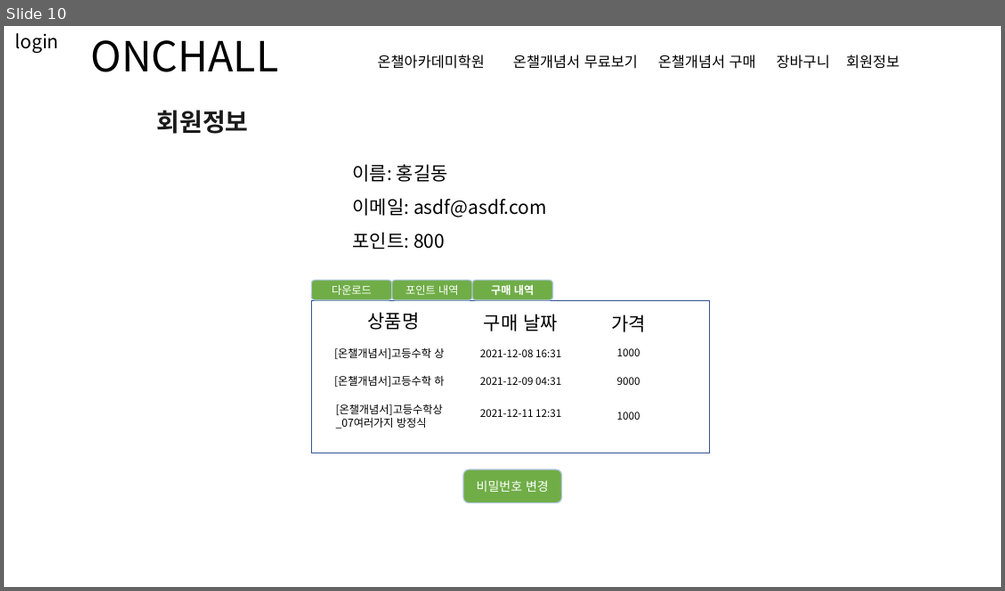
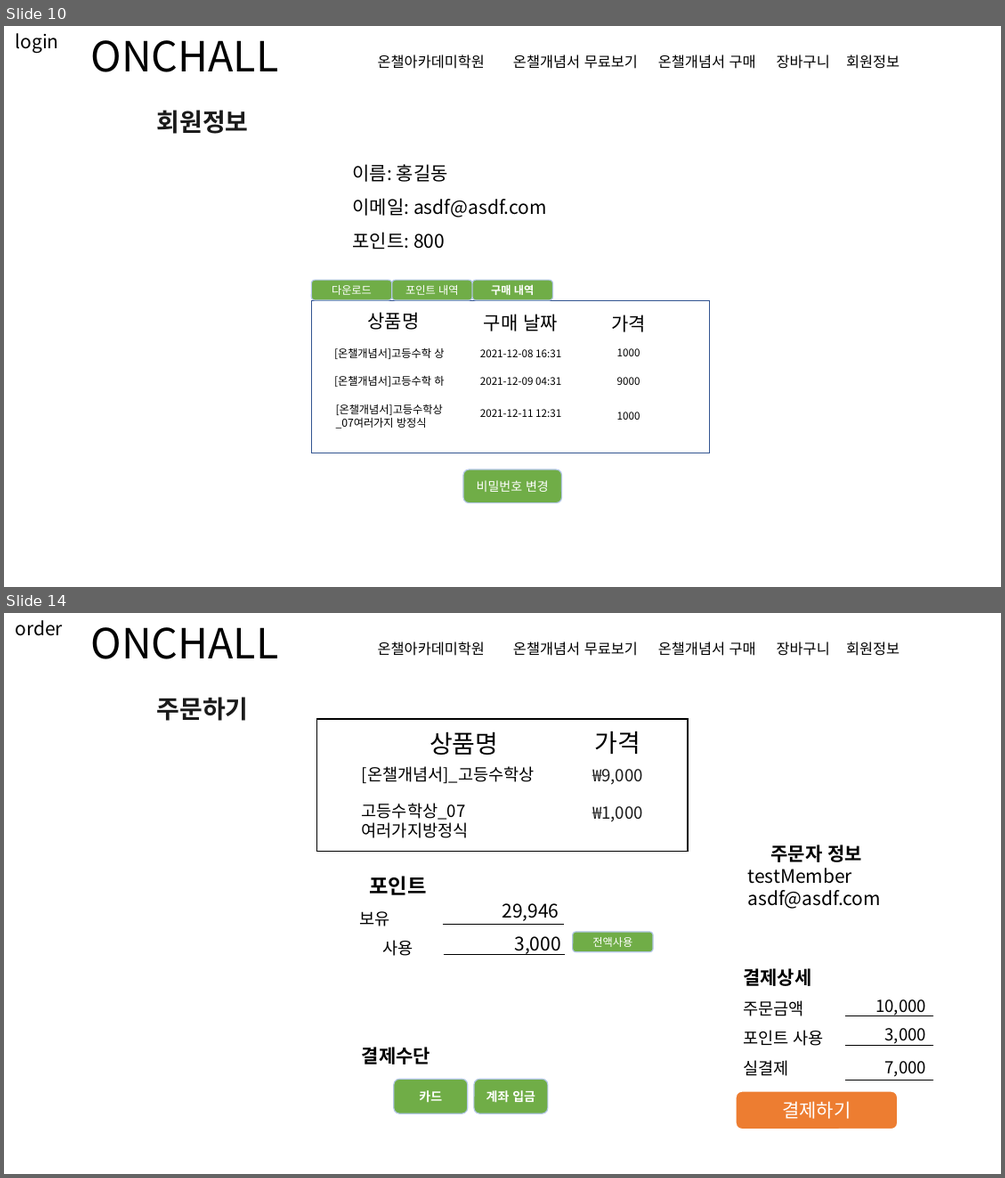
Before and after one commit to redcarrot1/Toyproject4, a slide deck: 프론트 디자인.pptx. Shown one above the other, each under a label of ours: slide 10 before the commit, slides 10 and 14 after it; the slides between them are not shown. The pictures are 1005x591 and 1005x1178 pixels, drawn with LibreOffice and Linux fonts; fonts in the diff are those of the drawing. Boxes give left, top, right and bottom in pixels: in the first picture for what was removed or moved away, otherwise in the second. Text is boxed around its words. In the diff, an @@ line names an element or a change of style, - is before the commit and + after.

```diff
--- a/프론트 디자인.pptx
+++ b/프론트 디자인.pptx
@@ slide 14 added at bbox=[4, 613, 1001, 1174], background #FFFFFF @@
@@ text added at bbox=[16, 620, 63, 636], 18 pt, text #000000 @@
+order
@@ text added at bbox=[91, 627, 279, 659], 40 pt, text #000000 @@
+ONCHALL
@@ text added at bbox=[378, 641, 756, 656], 14 pt, text #000000 @@
+온챌아카데미학원 온챌개념서 무료보기 온챌개념서 구매 장바구니 회원정보
@@ text added at bbox=[157, 697, 249, 721], 24 pt, text #1A1A1A, bold @@
+주문하기
@@ group added at bbox=[317, 719, 688, 852]: 6 texts, 1 rectangle @@
+[온챌개념서]_고등수학상
+₩9,000
+상품명
+가격
+고등수학상_07여러가지방정식
+₩1,000
@@ text added at bbox=[748, 844, 882, 908], 18 pt, text #000000 @@
+주문자 정보
+testMember
+asdf@asdf.com
@@ group added at bbox=[360, 903, 653, 956]: 3 texts, 2 lines, 1 rounded rectangle @@
+전액사용
+포인트
+보유
+사용
+29,946
+3,000
@@ text added at bbox=[743, 968, 824, 1076], 16 pt, text #000000 @@
+결제상세
+주문금액
+포인트 사용
+실결제
@@ text added at bbox=[875, 999, 926, 1016], 16 pt, text #000000 @@
+10,000
@@ line added from (933, 1016) to (846, 1016), #000000 0.5 pt @@
@@ text added at bbox=[885, 1028, 926, 1046], 16 pt, text #000000 @@
+3,000
@@ text added at bbox=[362, 1046, 430, 1064], 18 pt, text #000000, bold @@
+결제수단
@@ line added from (933, 1045) to (846, 1045), #000000 0.5 pt @@
@@ text added at bbox=[885, 1061, 926, 1077], 16 pt, text #000000 @@
+7,000
@@ rounded rectangle added at bbox=[394, 1078, 468, 1113], fill #70AD47, outline #B4C7E7 1 pt, 12 pt, text #FFFFFF, bold @@
+카드
@@ rounded rectangle added at bbox=[474, 1078, 548, 1113], fill #70AD47, outline #B4C7E7 1 pt, 12 pt, text #FFFFFF, bold @@
+계좌 입금
@@ rounded rectangle added at bbox=[736, 1091, 898, 1129], fill #ED7D31, outline #FFFFFF 1.5 pt, 18 pt, text #FFFFFF @@
+결제하기
@@ line added from (933, 1079) to (846, 1079), #000000 0.5 pt @@
```
Also in this commit, not shown: 4 slides changed, 1 other slide added, 21 other files.
